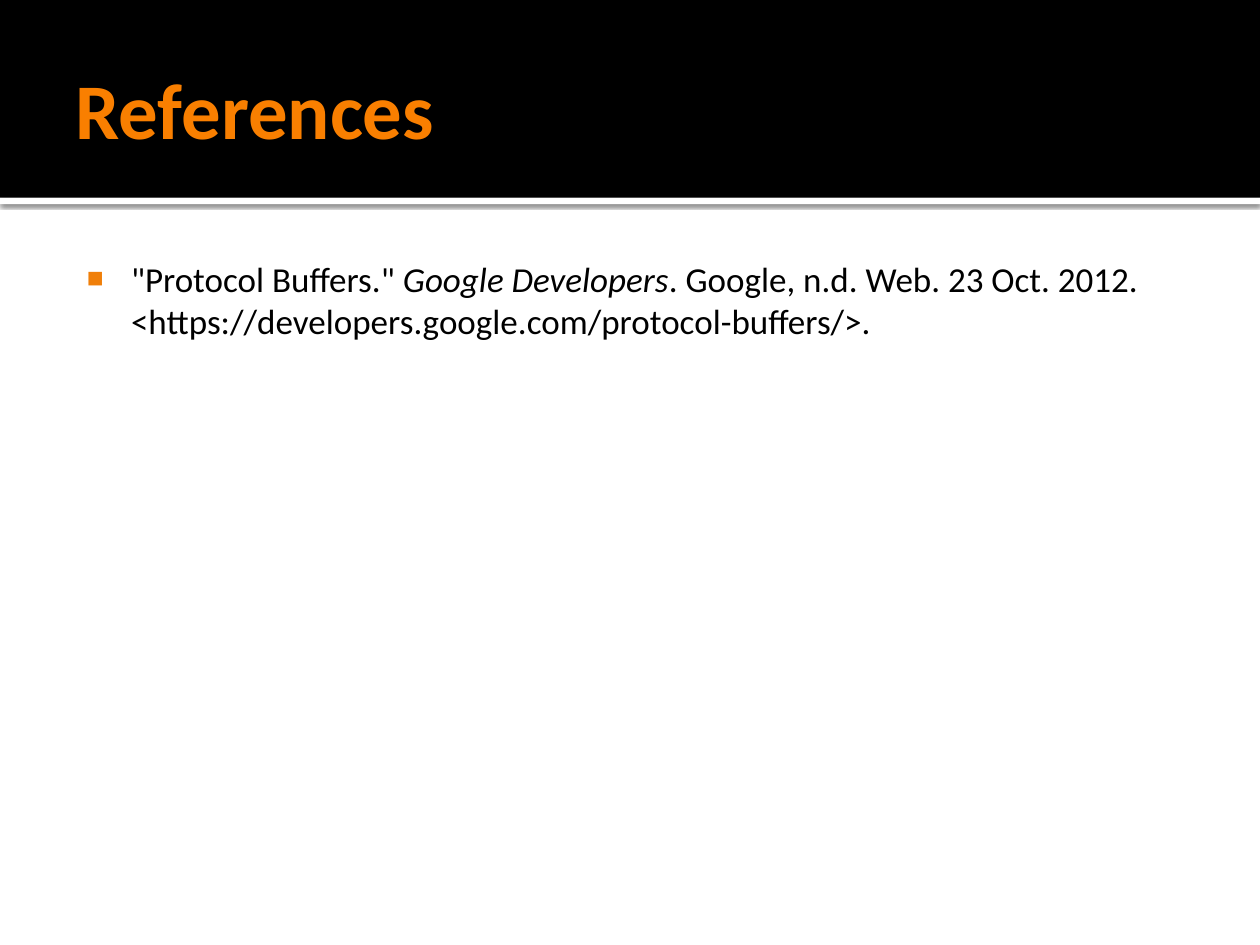
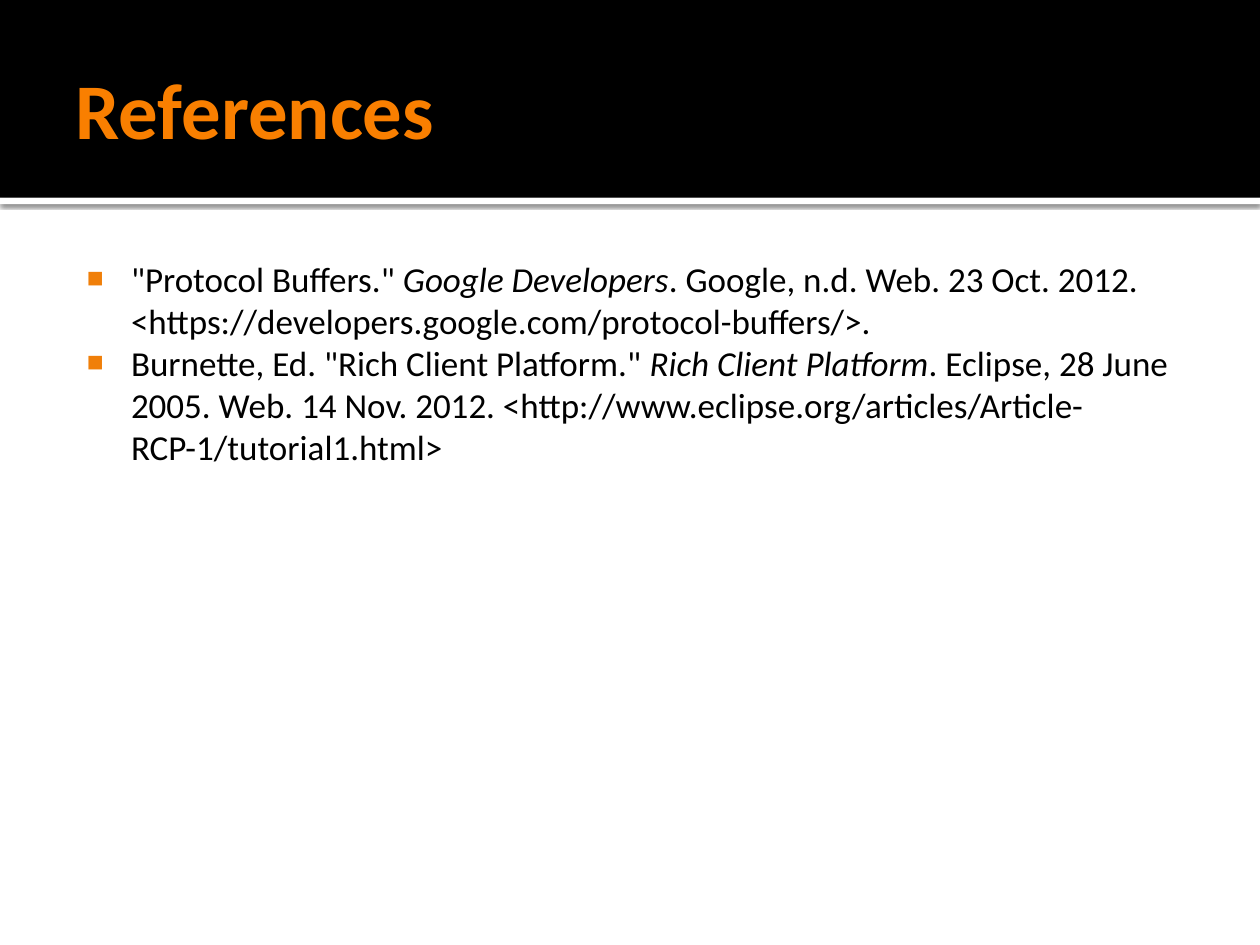
Before and after one commit to slopyjoe/ProtoCapstonProject, a slide deck: slide 13 of Documents/ProtoDebuggerPresentation.pptx (slide 11 before the commit). Drawn at 1260x945 pixels with LibreOffice and Linux fonts; fonts in the diff are those of the drawing. Boxes give left, top, right and bottom in pixels: in the first picture for what was removed or moved away, otherwise in the second. Text is boxed around its words. In the diff, an @@ line names an element or a change of style, - is before the commit and + after.

```diff
--- a/Documents/ProtoDebuggerPresentation.pptx
+++ b/Documents/ProtoDebuggerPresentation.pptx
@@ text at (131,351,1167,462): paragraph added @@
+■ Burnette, Ed. "Rich Client Platform." Rich Client Platform. Eclipse, 28 June 2005. Web. 14 Nov. 2012. <http://www.eclipse.org/articles/Article-RCP-1/tutorial1.html>
```
Also in this commit, not shown: 2 other slides changed, 2 slides added.
